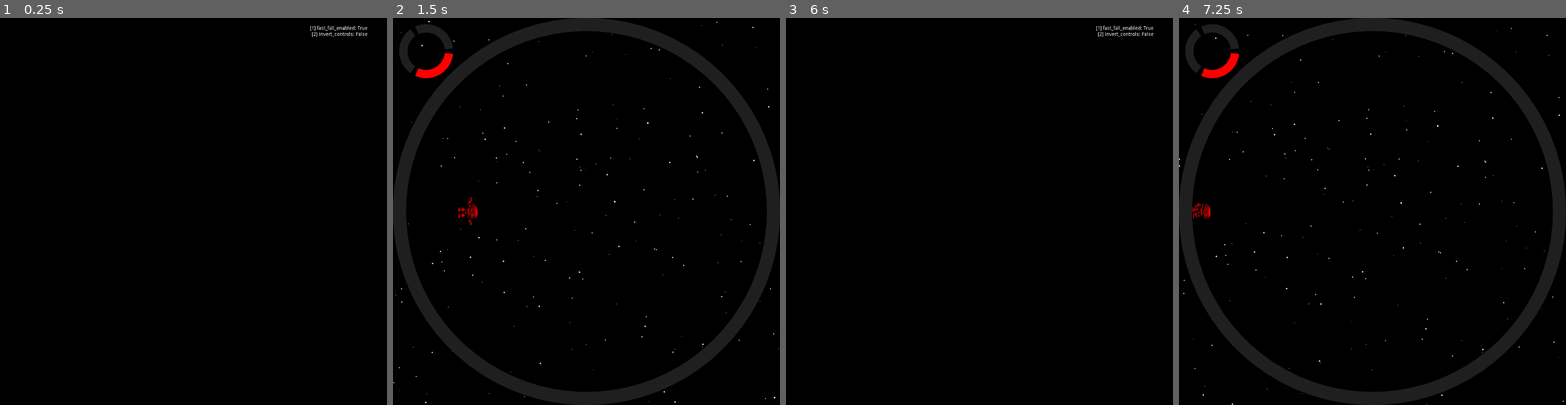
Above: before the commit, frames 1-4 (left to right).
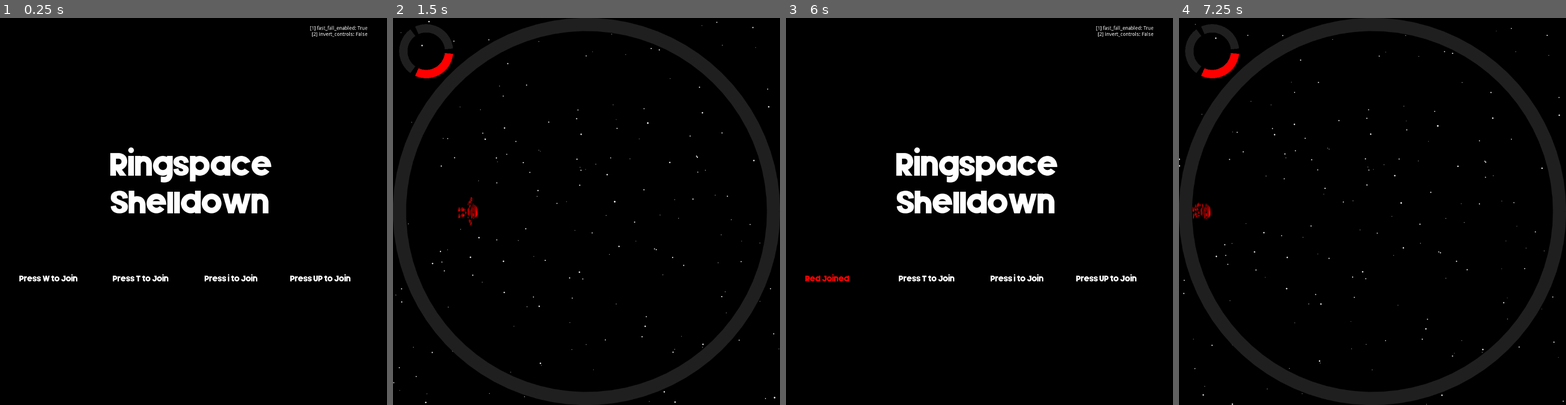
Above: after the commit, the same moments.

Repository: hwacha/ringspace_shelldown
Game: Godot game, scene res://scenes/opening_screen.tscn
Same seed, same stepped clock (60 frames per second), same inputs: the game is played once before the commit and once after it.
Inputs:
- Up to frame 1 (0.25 s): no input
- Up to frame 2 (1.5 s): tap W at 0.5 s; tap Enter (ui_accept) at 0.77 s
- Up to frame 3 (6 s): tap Enter (ui_accept) at 1.52, 3.02, 3.77, 4.52 s; tap W at 5.75 s
- Up to frame 4 (7.25 s): tap Enter (ui_accept) at 6.02, 6.77 s

The runs differ from the first frame. In frame 1, 3.8% of the frame differs, in the area x 5-91%, y 33-69%; in frame 2, nothing differs; in frame 3, 3.7%; in frame 4, nothing differs.

Commit message:
replace font with licensed version

Diff:
--- a/scenes/opening_screen.tscn
+++ b/scenes/opening_screen.tscn
@@ -1,15 +1,14 @@
 [gd_scene load_steps=5 format=2]
 
-[ext_resource path="res://assets/Silver ForteDEMO.ttf" type="DynamicFontData" id=1]
 [ext_resource path="res://scripts/opening_screen.gd" type="Script" id=2]
+[ext_resource path="res://assets/Silver Forte.ttf" type="DynamicFontData" id=3]
 
 [sub_resource type="DynamicFont" id=1]
 size = 64
-font_data = ExtResource( 1 )
+font_data = ExtResource( 3 )
 
 [sub_resource type="DynamicFont" id=2]
-size = 15
-font_data = ExtResource( 1 )
+font_data = ExtResource( 3 )
 
 [node name="OpeningScreen" type="Control"]
 anchor_right = 1.0
Binary file added: assets/Silver Forte.ttf
